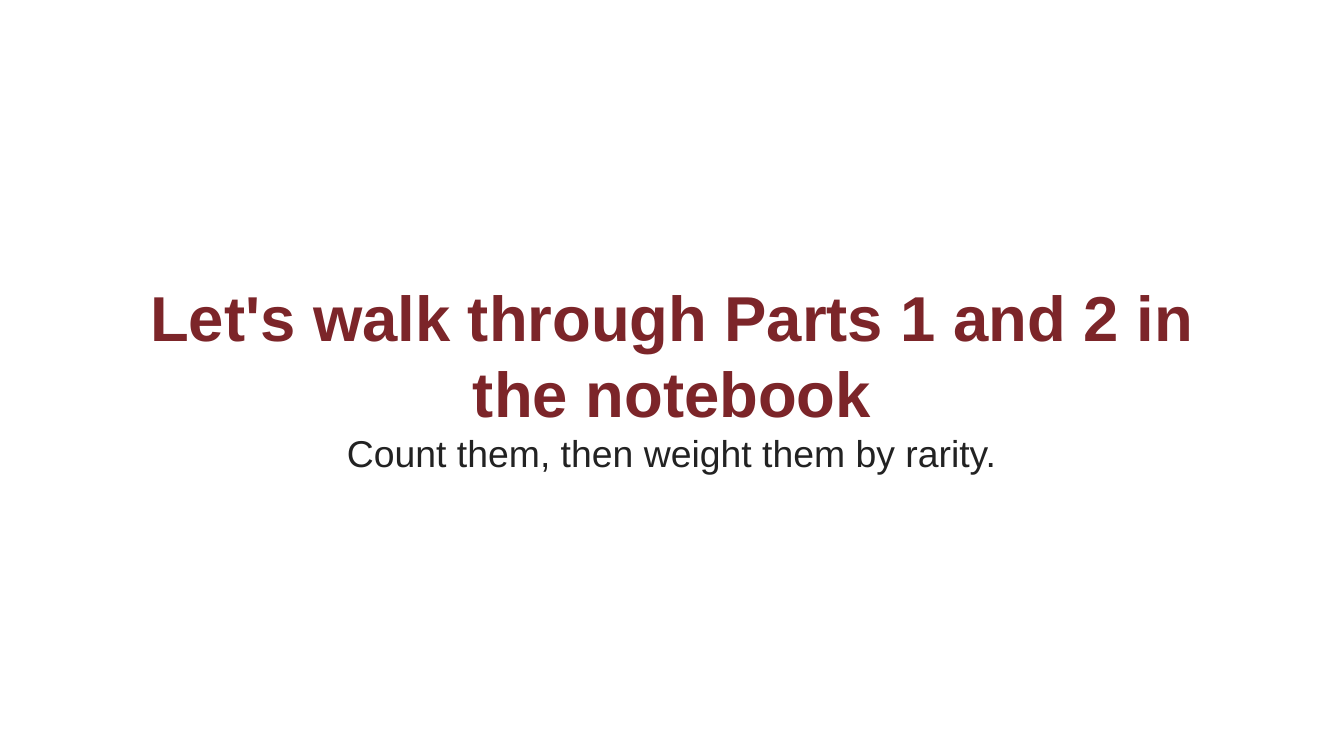
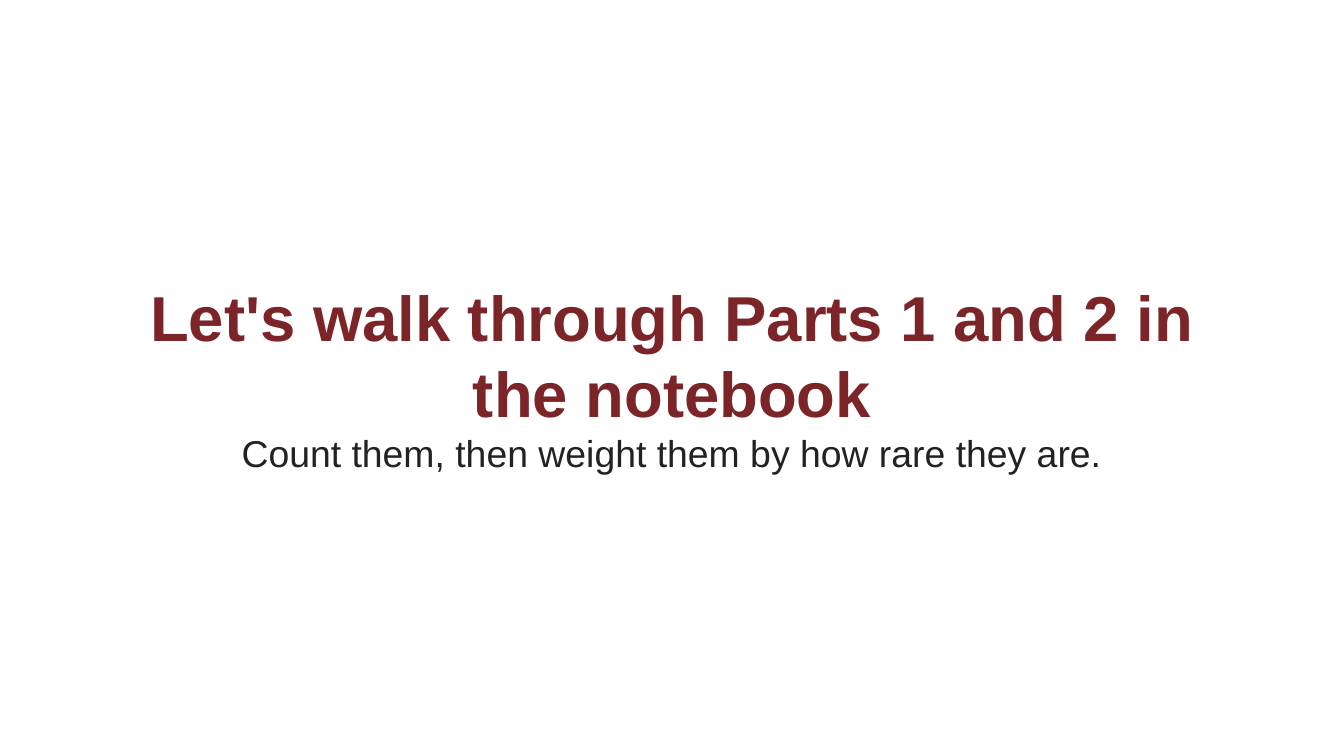
Before and after one commit to edavalosanaya/CSCI3495_NLP_LLMs_Student, a slide deck: slide 7 of weeks/week-05/class-01/lecture/slides.pptx. Drawn at 1344x756 pixels with LibreOffice and Linux fonts; fonts in the diff are those of the drawing; background and template pictures are left out. Boxes give left, top, right and bottom in pixels: in the first picture for what was removed or moved away, otherwise in the second. Text is boxed around its words. In the diff, an @@ line names an element or a change of style, - is before the commit and + after.

```diff
--- a/weeks/week-05/class-01/lecture/slides.pptx
+++ b/weeks/week-05/class-01/lecture/slides.pptx
@@ text at <box>242,440,1101,475</box>: text changed @@
-Count them, then weight them by rarity.
+Count them, then weight them by how rare they are.
```
Also in this commit, not shown: 5 other slides changed, 1 slide added, 1 slide removed, 12 other files.
